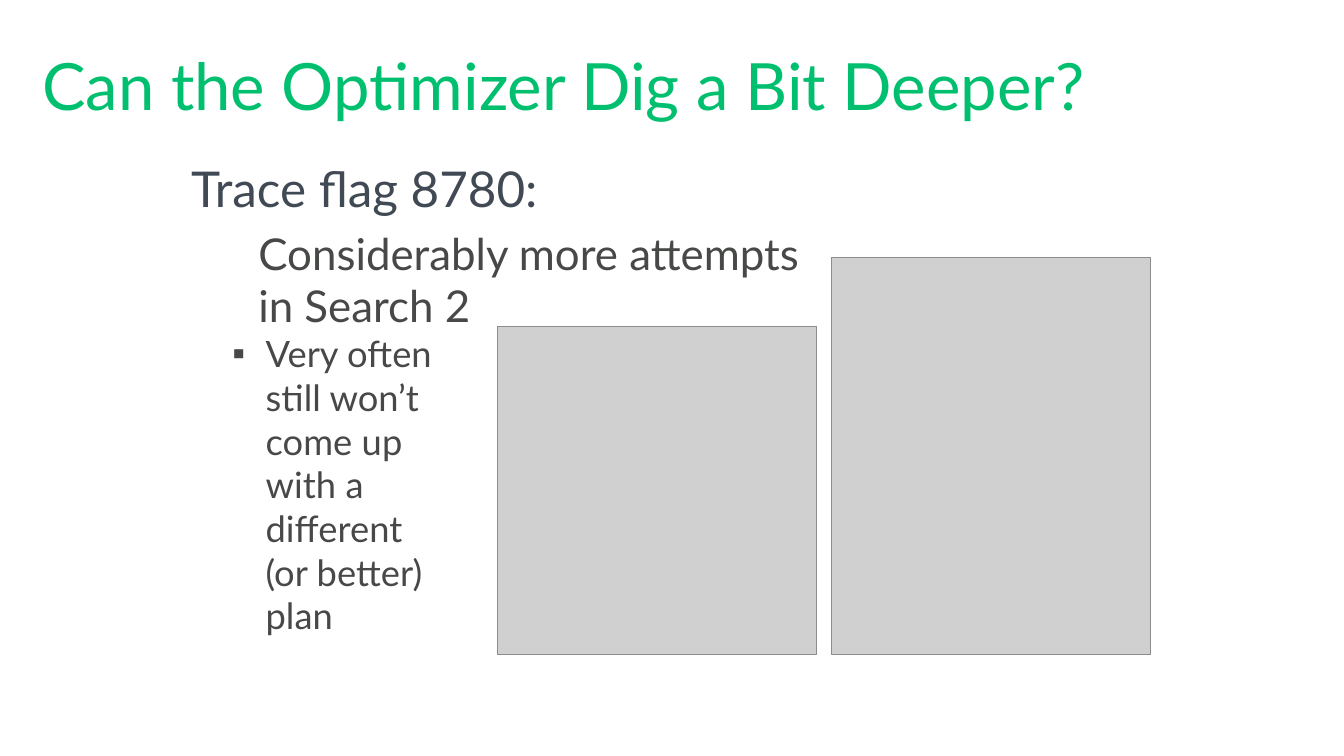
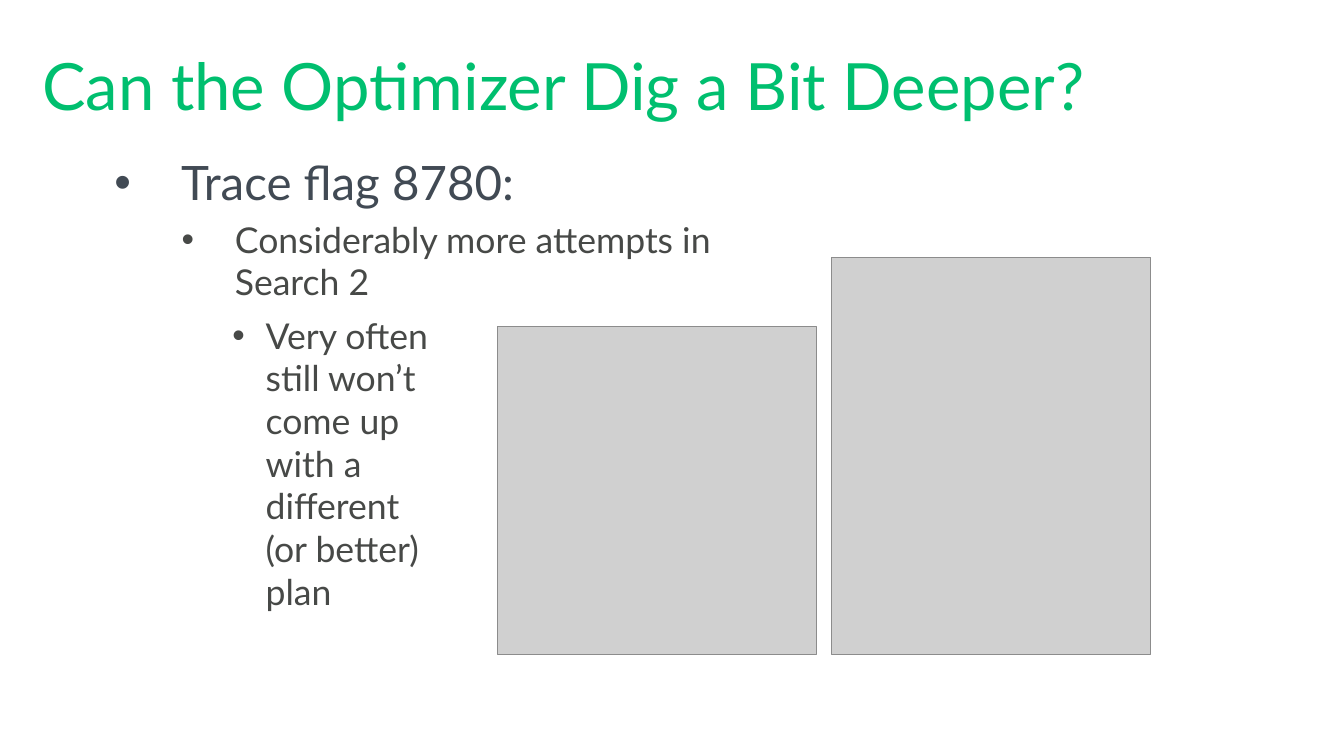
Before and after one commit to tf3604/OptimizerPresentation, a slide deck: slide 43 of Optimizer.pptx. Drawn at 1344x756 pixels with LibreOffice and Linux fonts; fonts in the diff are those of the drawing; grey boxes stand for pictures; background and template pictures are left out. Boxes give left, top, right and bottom in pixels: in the first picture for what was removed or moved away, otherwise in the second. Text is boxed around its words. In the diff, an @@ line names an element or a change of style, - is before the commit and + after.

```diff
--- a/Optimizer.pptx
+++ b/Optimizer.pptx
@@ text "Trace flag 8780:": place and size @@
-text "Trace flag 8780:" at [191,171,799,323]
+text "Trace flag 8780:" at [181,165,710,296]
@@ text "Trace flag 8780:" at [181,165,710,296]: size 33.3 to 32 pt in "Trace flag 8780:"; size 29.6 to 24 pt in "Considerably more attempts in Search 2"; bullet none to •; less space between paragraphs @@
@@ text "Very often still won’t come ...": place and size @@
-text "Very often still won’t come ..." at [266,340,432,636]
+text "Very often still won’t come ..." at [266,323,428,611]
@@ text "Very often still won’t come ..." at [266,323,428,611]: size 24.6 to 24 pt; bullet ▪ to • @@
```
Also in this commit, not shown: 38 other slides changed.
